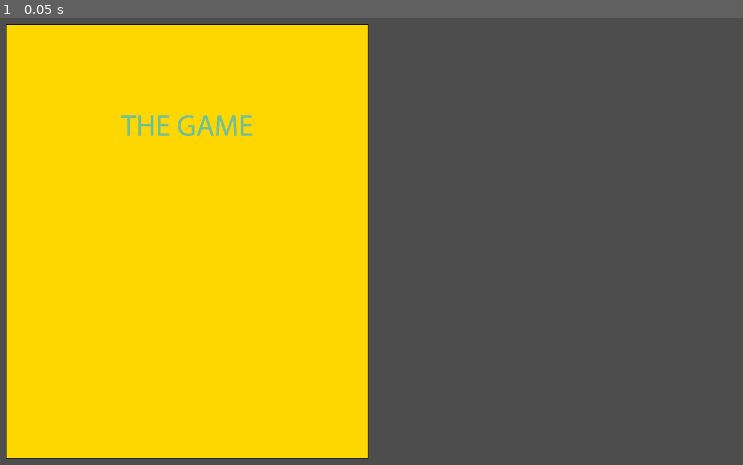
Above: before the commit, frame 1.
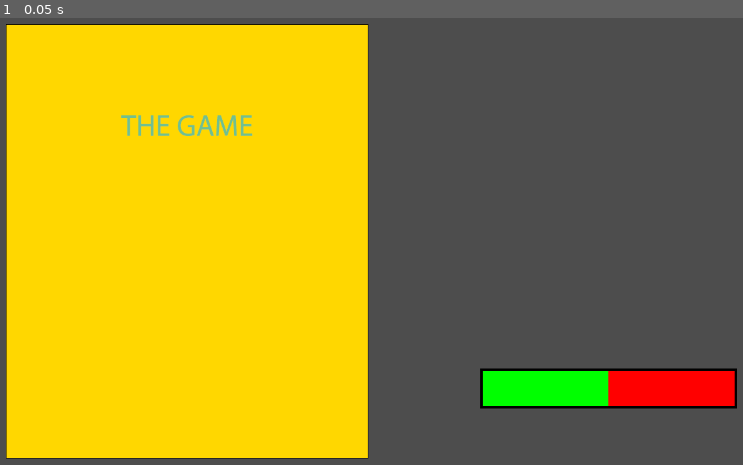
Above: after the commit, the same moment.

Repository: Cyperus-aucheri/bullet-hell
Game: Godot game, scene res://templates/gameui.tscn
The game is run twice, just before and just after one commit, with the same random seed, the same clock (stepped at 60 frames per second) and the same inputs. This scene is started directly instead of the project's main scene.
Inputs:
- Up to frame 1 (0.05 s): no input

The runs differ from the first frame. In frame 1, 3.2% of the frame differs, in the area x 64-100%, y 78-88%.

Commit message:
Added enemies remaining bar

Diff:
--- /dev/null
+++ b/Scripts/enemiesRemaining.gd
@@ -0,0 +1,11 @@
+extends ColorRect
+
+@export var remaining = 50
+@export var total = 100
+
+func _ready() -> void:
+	$Green.position = $Red.position
+	$Green.size = $Red.size
+
+func _process(_delta: float) -> void:
+	$Green.scale = Vector2(float(remaining) / float(total), 1)
--- /dev/null
+++ b/templates/enemiesremaining.tscn
@@ -0,0 +1,38 @@
+[gd_scene load_steps=2 format=3 uid="uid://eegbxd3ae7vo"]
+
+[ext_resource type="Script" path="res://Scripts/enemiesRemaining.gd" id="1_nk6y6"]
+
+[node name="Enemiesremaining" type="Node2D"]
+
+[node name="CanvasLayer" type="CanvasLayer" parent="."]
+
+[node name="Holder" type="ColorRect" parent="CanvasLayer"]
+anchors_preset = 3
+anchor_left = 1.0
+anchor_top = 1.0
+anchor_right = 1.0
+anchor_bottom = 1.0
+offset_left = -510.0
+offset_top = -156.0
+offset_right = -99.0
+offset_bottom = -92.0
+grow_horizontal = 0
+grow_vertical = 0
+color = Color(0, 0, 0, 1)
+script = ExtResource("1_nk6y6")
+
+[node name="Red" type="ColorRect" parent="CanvasLayer/Holder"]
+layout_mode = 0
+offset_left = 4.0
+offset_top = 4.0
+offset_right = 407.0
+offset_bottom = 60.0
+color = Color(1, 0, 0, 1)
+
+[node name="Green" type="ColorRect" parent="CanvasLayer/Holder"]
+layout_mode = 0
+offset_left = 582.0
+offset_top = 25.0
+offset_right = 980.0
+offset_bottom = 73.0
+color = Color(0, 1, 0, 1)
--- a/templates/gameui.tscn
+++ b/templates/gameui.tscn
@@ -1,6 +1,7 @@
-[gd_scene load_steps=6 format=3 uid="uid://dg88n17vgr1wf"]
+[gd_scene load_steps=7 format=3 uid="uid://dg88n17vgr1wf"]
 
 [ext_resource type="Texture2D" uid="uid://c0m8y0x1foimx" path="res://placeholders/game rectangle.png" id="1_r4pjl"]
+[ext_resource type="PackedScene" uid="uid://eegbxd3ae7vo" path="res://templates/enemiesremaining.tscn" id="2_uvru3"]
 
 [sub_resource type="RectangleShape2D" id="RectangleShape2D_tqvp1"]
 size = Vector2(1279, 13)
@@ -44,3 +45,6 @@
 position = Vector2(5.5, 360.5)
 shape = SubResource("RectangleShape2D_l8la0")
 one_way_collision_margin = 0.0
+
+[node name="Enemiesremaining" parent="." instance=ExtResource("2_uvru3")]
+position = Vector2(763, 565)
